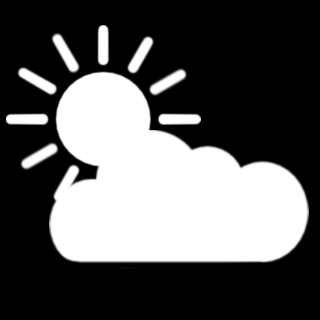
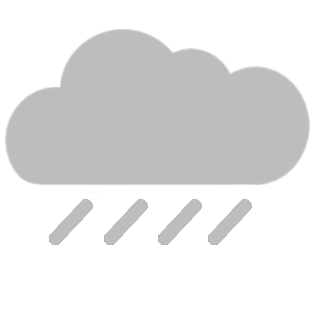
Two versions of the same layered image (320 x 320). Layer-by-layer changes:
added group "Rain" with 2 layers above "Cloudy" over [left=0, top=191, right=314, bottom=319]
added layer "Lines" (4th of 5, in "Rain") in group "Rain" over [left=0, top=191, right=314, bottom=319]
